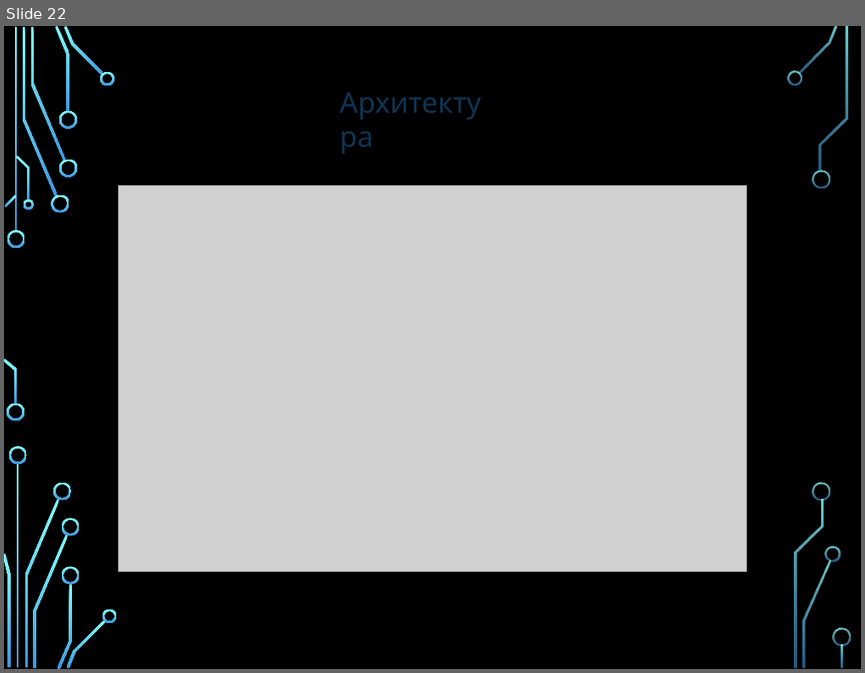
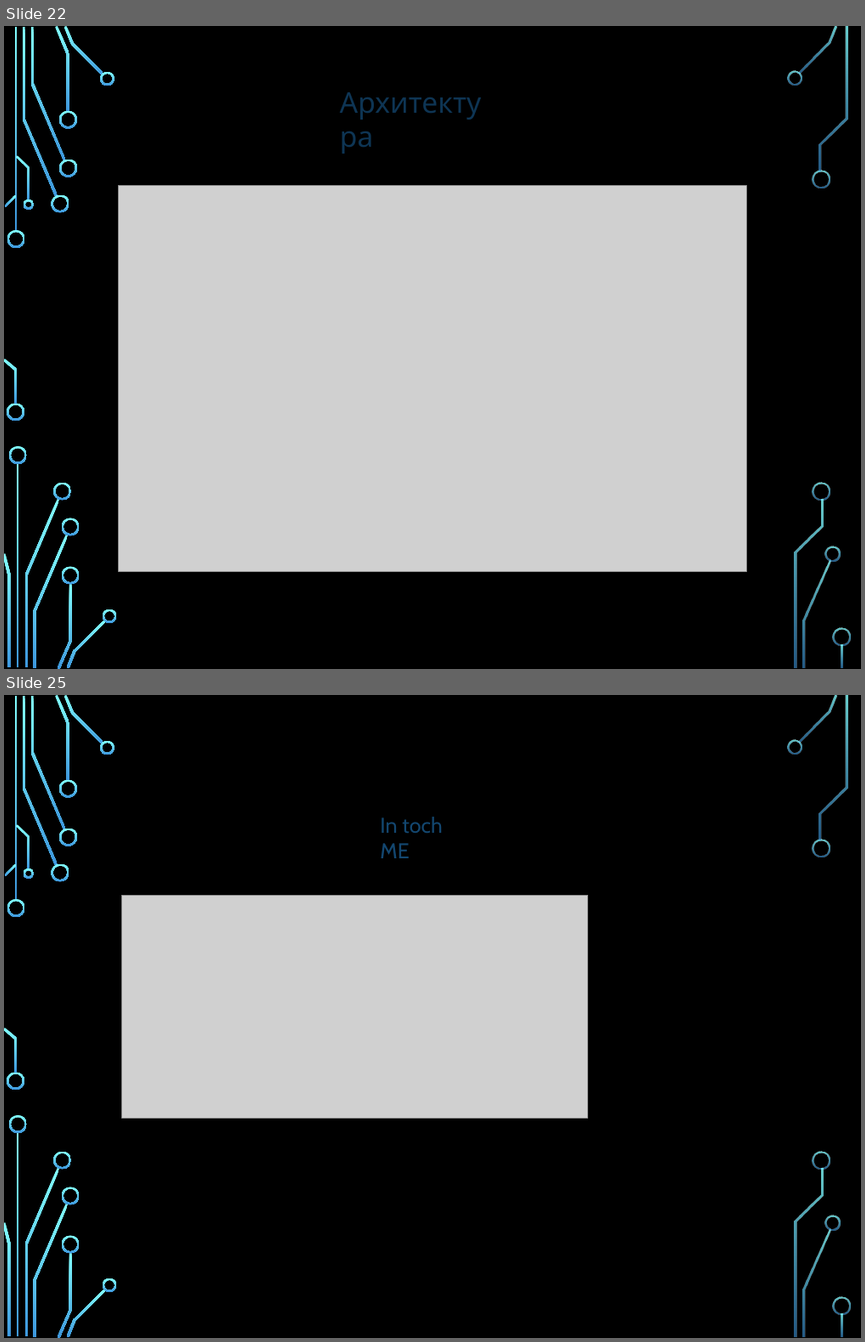
Before and after one commit to tyunegov/Presentation_ASUTP, a slide deck: итоговая.pptx. Shown one above the other, each under a label of ours: slide 22 before the commit, slides 22 and 25 after it; the slides between them are not shown. The pictures are 865x673 and 865x1342 pixels, drawn with LibreOffice and Linux fonts; fonts in the diff are those of the drawing; grey boxes stand for pictures; background and template pictures are left out. Boxes give left, top, right and bottom in pixels: in the first picture for what was removed or moved away, otherwise in the second. Text is boxed around its words. In the diff, an @@ line names an element or a change of style, - is before the commit and + after.

```diff
--- a/итоговая.pptx
+++ b/итоговая.pptx
@@ slide 25 added at box(4, 695, 861, 1338), background picture (left out); not listed: 36 template elements that a slide beside it also shows @@
@@ text added at box(380, 817, 442, 858), 18 pt, text #134770 @@
+In toch ME
@@ picture added at box(122, 895, 587, 1117) @@
```
Also in this commit, not shown: 5 other slides added, 4 other files.
